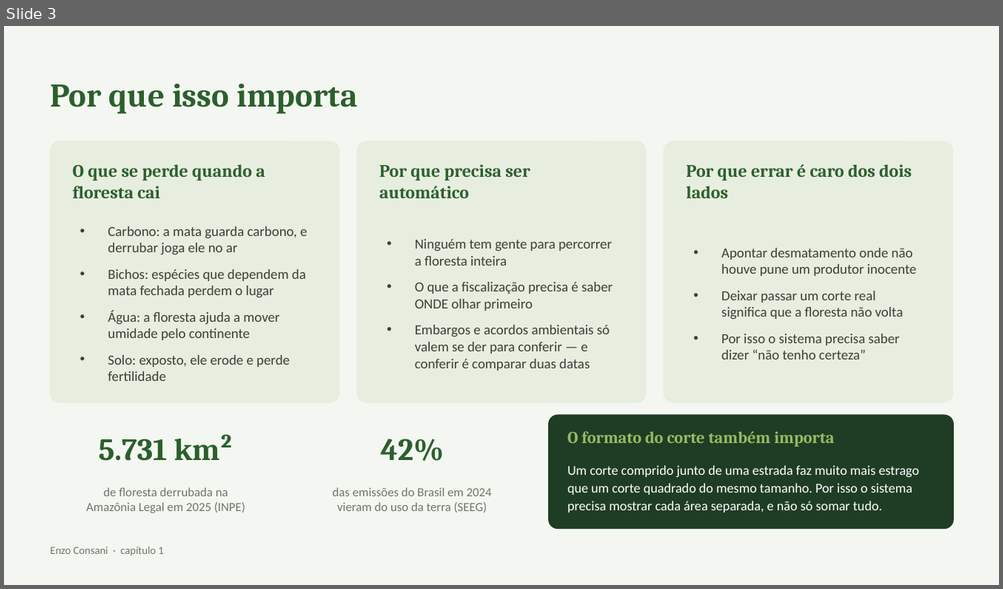
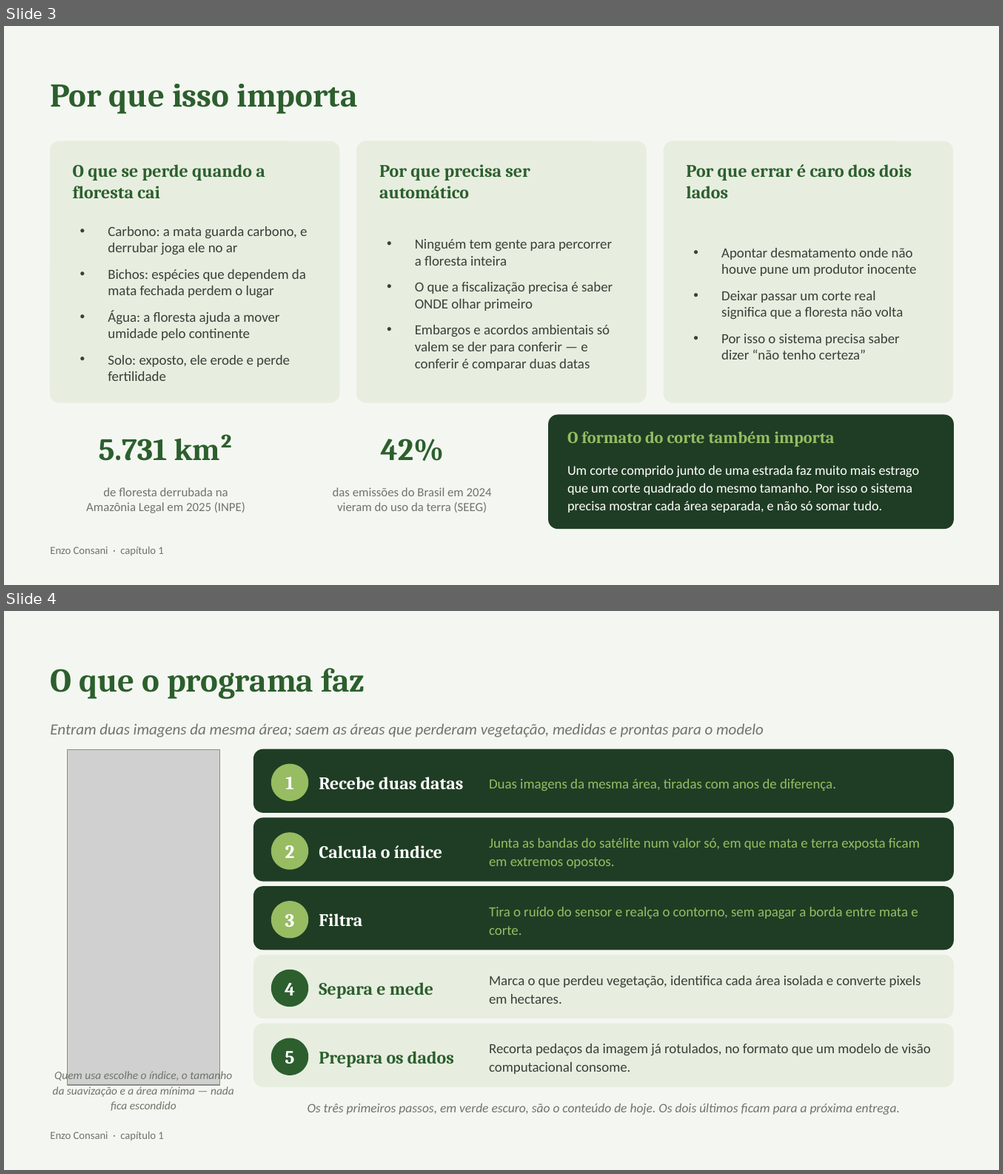
Before and after one commit to DevAndreMassarente/aps-desmatamento-satelite, a slide deck: entrega/apresentacao-qualificacao.pptx. Shown one above the other, each under a label of ours: slide 3 before the commit, slides 3 and 4 after it. The pictures are 1003x589 and 1003x1174 pixels, drawn with LibreOffice and Linux fonts; fonts in the diff are those of the drawing; grey boxes stand for pictures. Boxes give left, top, right and bottom in pixels: in the first picture for what was removed or moved away, otherwise in the second. Text is boxed around its words. In the diff, an @@ line names an element or a change of style, - is before the commit and + after.

```diff
--- a/entrega/apresentacao-qualificacao.pptx
+++ b/entrega/apresentacao-qualificacao.pptx
@@ slide 4 added at [4, 611, 999, 1170], background #F4F7F1 @@
@@ text added at [50, 668, 364, 699], 32 pt, text #2C5F2D, bold @@
+O que o programa faz
@@ text added at [50, 723, 763, 738], 15 pt, text #6E756A, italic @@
+Entram duas imagens da mesma área; saem as áreas que perderam vegetação, medidas e prontas para o modelo
@@ picture added at [68, 750, 219, 1085] @@
@@ rounded rectangle added at [254, 750, 953, 812], fill #1F3D24, outline #1F3D24 1 pt @@
@@ ellipse added at [271, 764, 308, 801], fill #97BC62 @@
@@ text added at [285, 777, 294, 789], 18 pt, text #FFFFFF, bold @@
+1
@@ text added at [318, 777, 464, 789], 17 pt, text #FFFFFF, bold @@
+Recebe duas datas
@@ text added at [489, 779, 836, 791], 13.5 pt, text #97BC62 @@
+Duas imagens da mesma área, tiradas com anos de diferença.
@@ rounded rectangle added at [254, 818, 953, 881], fill #1F3D24, outline #1F3D24 1 pt @@
@@ ellipse added at [271, 832, 308, 870], fill #97BC62 @@
@@ text added at [285, 846, 295, 858], 18 pt, text #FFFFFF, bold @@
+2
@@ text added at [318, 846, 442, 859], 17 pt, text #FFFFFF, bold @@
+Calcula o índice
@@ text added at [489, 838, 919, 869], 13.5 pt, text #97BC62 @@
+Junta as bandas do satélite num valor só, em que mata e terra exposta ficam em extremos opostos.
@@ rounded rectangle added at [254, 887, 953, 950], fill #1F3D24, outline #1F3D24 1 pt @@
@@ ellipse added at [271, 901, 308, 939], fill #97BC62 @@
@@ text added at [285, 914, 295, 927], 18 pt, text #FFFFFF, bold @@
+3
@@ text added at [318, 914, 362, 926], 17 pt, text #FFFFFF, bold @@
+Filtra
@@ text added at [489, 907, 917, 935], 13.5 pt, text #97BC62 @@
+Tira o ruído do sensor e realça o contorno, sem apagar a borda entre mata e corte.
@@ rounded rectangle added at [254, 956, 953, 1019], fill #E7EEE0, outline #E7EEE0 1 pt @@
@@ ellipse added at [271, 970, 308, 1007], fill #2C5F2D @@
@@ text added at [284, 983, 295, 996], 18 pt, text #FFFFFF, bold @@
+4
@@ text added at [318, 982, 433, 999], 17 pt, text #2C5F2D, bold @@
+Separa e mede
@@ text added at [489, 976, 921, 1004], 13.5 pt, text #3A3F38 @@
+Marca o que perdeu vegetação, identifica cada área isolada e converte pixels em hectares.
@@ rounded rectangle added at [254, 1025, 953, 1087], fill #E7EEE0, outline #E7EEE0 1 pt @@
@@ ellipse added at [271, 1039, 308, 1076], fill #2C5F2D @@
@@ text added at [284, 1051, 294, 1064], 18 pt, text #FFFFFF, bold @@
+5
@@ text added at [318, 1051, 454, 1068], 17 pt, text #2C5F2D, bold @@
+Prepara os dados
@@ text added at [489, 1044, 930, 1074], 13.5 pt, text #3A3F38 @@
+Recorta pedaços da imagem já rotulados, no formato que um modelo de visão computacional consome.
@@ text added at [53, 1070, 234, 1111], 11 pt, text #6E756A, italic @@
+Quem usa escolhe o índice, o tamanho da suavização e a área mínima — nada fica escondido
@@ text added at [307, 1104, 899, 1115], 12.5 pt, text #6E756A, italic @@
+Os três primeiros passos, em verde escuro, são o conteúdo de hoje. Os dois últimos ficam para a próxima entrega.
@@ text added at [50, 1132, 163, 1141], 10.5 pt, text #6E756A @@
+Enzo Consani · capítulo 1
```
Also in this commit, not shown: 1 other slide added, 3 slides removed, 10 other files.
